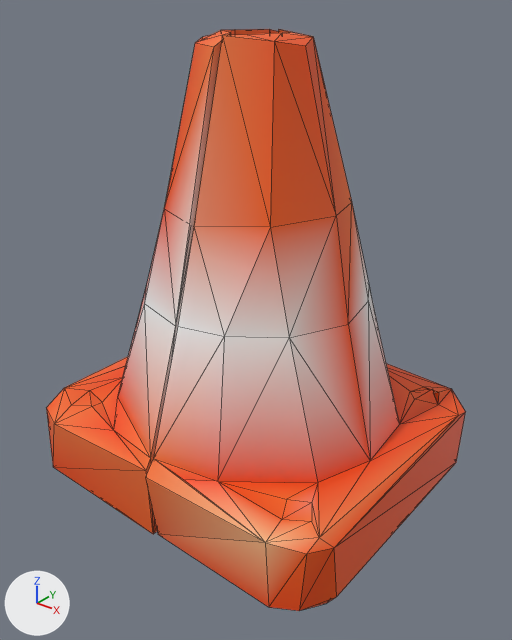
One commit to the glTF model public/models/prop_cone.glb: the scene before it, then after it.
Rendered twice from a 50 mm camera at (0.639, -0.798, 0.766) aimed at (0.019, -0.024, 0.286). The axes (+X, +Y, +Z) are drawn at lower left. The lights are the same throughout. The picture after the commit comes second. Mesh edges are drawn as thin lines. Where no turn or scale is listed for an object, it has been applied to the vertices.

Before the edit, the objects in view are built like this:
```python
mat_material_0 = bpy.data.materials.new('Material_0')
mat_material_0.use_nodes = True; mat_material_0.node_tree.nodes.clear()
_N = mat_material_0.node_tree.nodes; _L = mat_material_0.node_tree.links
n0 = _N.new('ShaderNodeBsdfPrincipled'); n0.name = 'Principled BSDF'
n1 = _N.new('ShaderNodeOutputMaterial'); n1.name = 'Material Output'
n2 = _N.new('ShaderNodeVertexColor'); n2.name = 'Color Attribute'
_L.new(n0.outputs[0], n1.inputs[0])  # 'BSDF' to 'Surface'
_L.new(n2.outputs[0], n0.inputs[0])  # 'Color' to 'Base Color'
me_mesh_0 = bpy.data.meshes.new('Mesh_0')
me_mesh_0.from_pydata(...)  # 131 vertices, 249 faces; spans x -0.29..0.29, y -0.257..0.257, z -0.35..0.35
me_mesh_0.materials.append(mat_material_0)
ob_mesh_0 = bpy.data.objects.new('Mesh_0', me_mesh_0)
ob_mesh_0.location = (0.0, 0.0, 0.35)
```
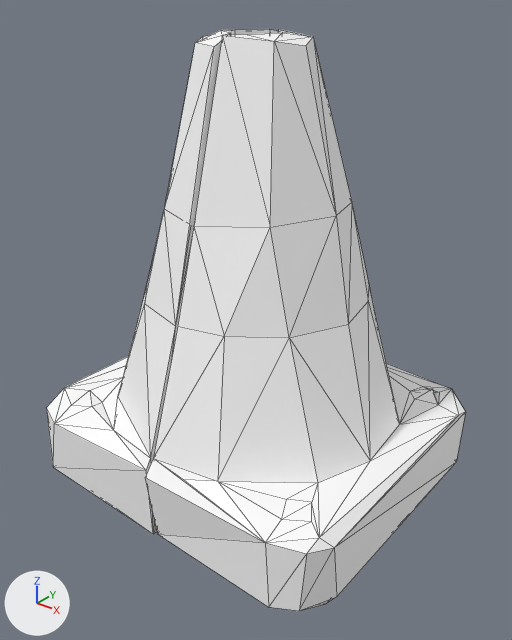
The change, as a diff of the scene's bpy script:
```diff
--- a/public/models/prop_cone.glb.py
+++ b/public/models/prop_cone.glb.py
@@ mat_material_0 @@
 n0 = _N.new('ShaderNodeBsdfPrincipled'); n0.name = 'Principled BSDF'
+n0.inputs[0].default_value = (1.0, 1.0, 1.0, 1.0)  # 'Base Color', white #ffffff
 n1 = _N.new('ShaderNodeOutputMaterial'); n1.name = 'Material Output'
-n2 = _N.new('ShaderNodeVertexColor'); n2.name = 'Color Attribute'
 _L.new(n0.outputs[0], n1.inputs[0])  # 'BSDF' to 'Surface'
-_L.new(n2.outputs[0], n0.inputs[0])  # 'Color' to 'Base Color'
```

Pixel boxes (x1, y1, x2, y2) of what changed, in the pictures (512 x 640 px):
'Mesh_0', recoloured (lighter)
    both: (46, 29, 466, 611)
